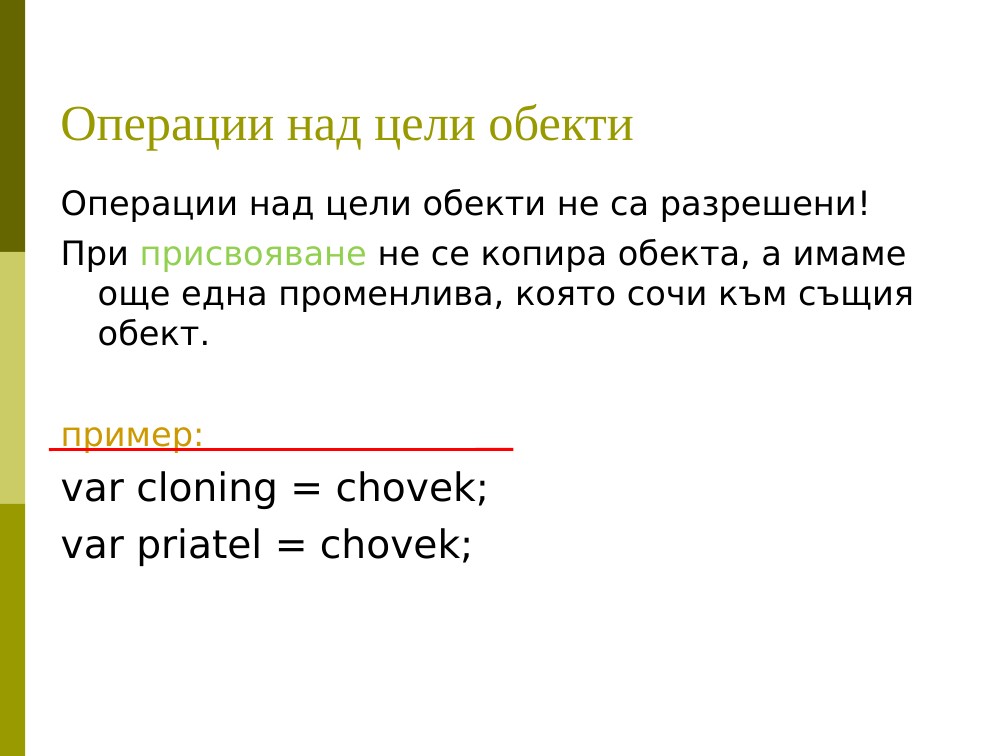
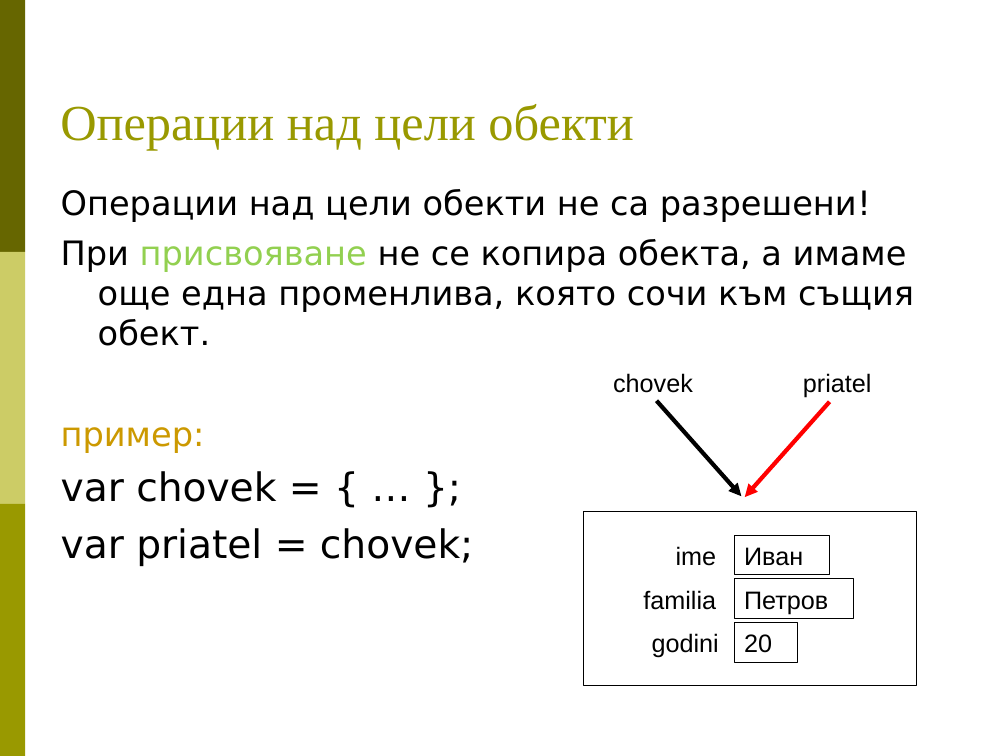
Before and after one commit to BG-IT-Edu/Free-Content, a slide deck: slide 5 of dmanolov/Информатика 8 клас (JavaScript)/04.Въведение в програмирането/10.Обекти.ppt. Drawn at 1008x756 pixels with LibreOffice and Linux fonts; fonts in the diff are those of the drawing. Boxes give left, top, right and bottom in pixels: in the first picture for what was removed or moved away, otherwise in the second. Text is boxed around its words. In the diff, an @@ line names an element or a change of style, - is before the commit and + after.

```diff
--- a/dmanolov/Информатика 8 клас (JavaScript)/04.Въведение в програмирането/10.Обекти.ppt
+++ b/dmanolov/Информатика 8 клас (JavaScript)/04.Въведение в програмирането/10.Обекти.ppt
@@ group added at (584, 362, 917, 685): 8 rectangles @@
+Иван
+ime
+Петров
+familia
+20
+godini
+chovek
@@ rectangle added at (785, 362, 889, 401), fill #FFFFFF, outline #FFFFFF 0.74 pt, 18 pt, text #000000 @@
+priatel
@@ arrow added from (656, 401) to (741, 496), #000000 3 pt @@
@@ arrow added from (830, 402) to (745, 497), #FF0000 3 pt @@
@@ line removed from (512, 450) to (50, 450) @@
@@ text at (61, 471, 276, 502): text changed @@
-var cloning = chovek;
+var chovek = { … };
```
Also in this commit, not shown: 4 other slides changed, 1 other file.
